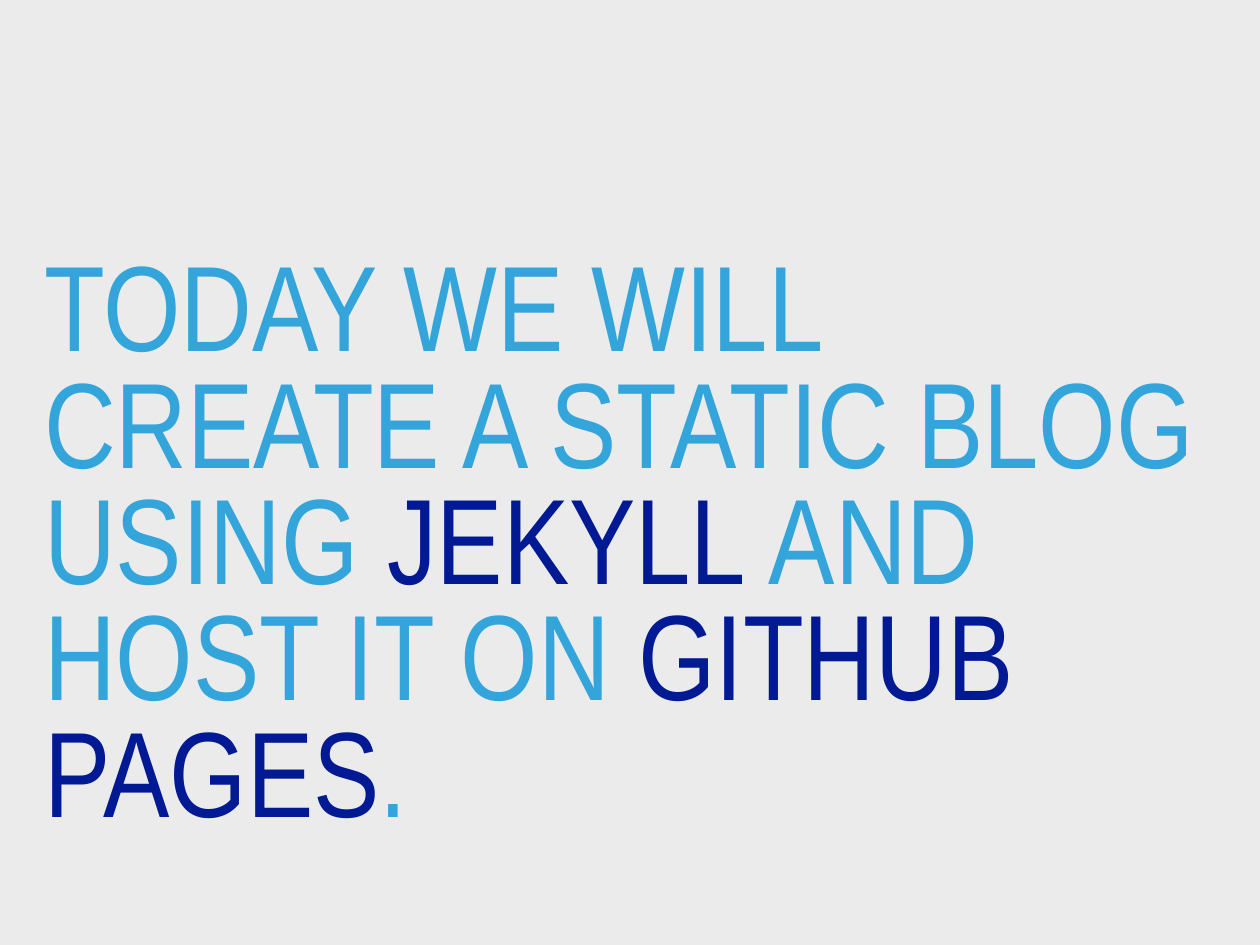
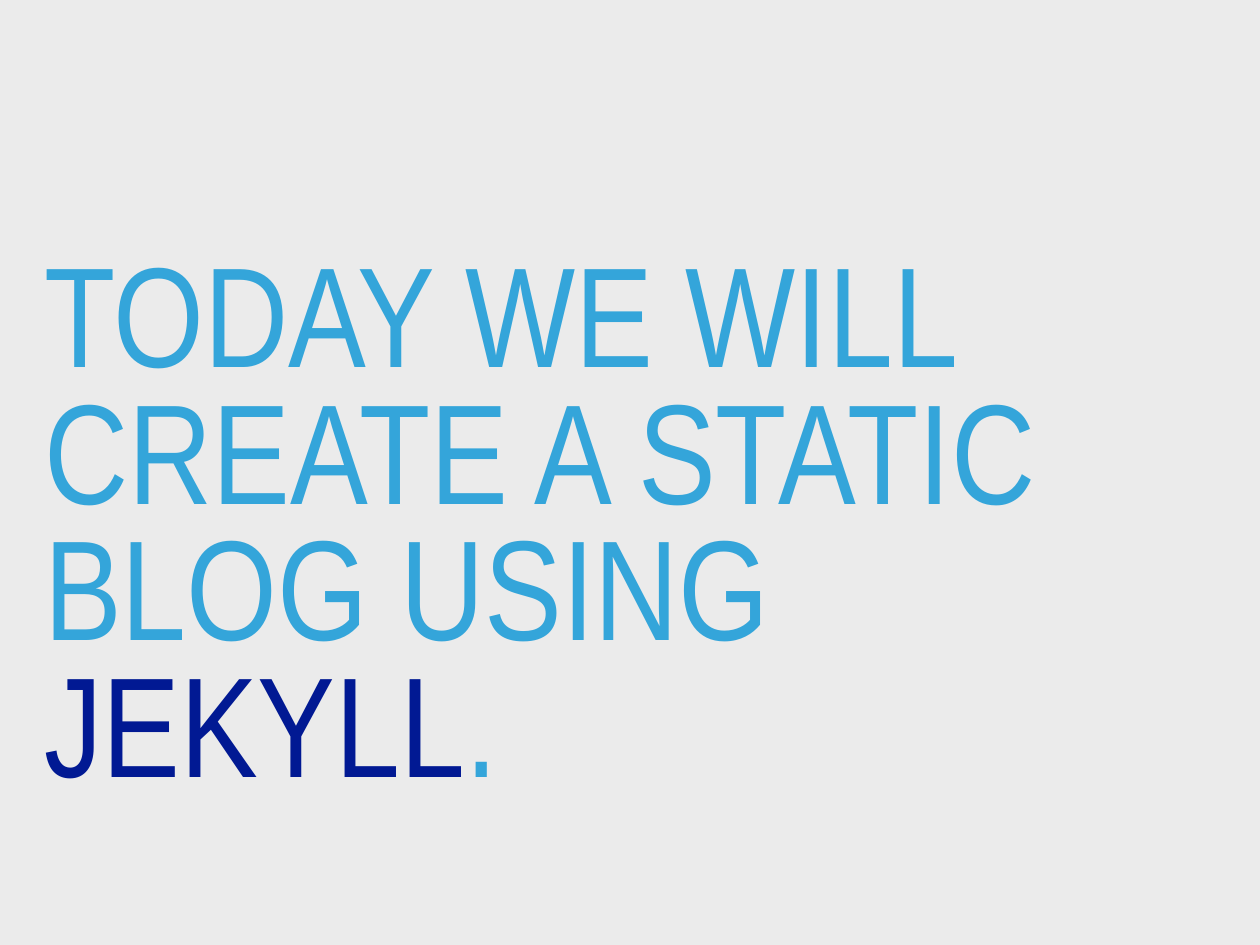
Before and after one commit to M0nica/codeland-workshop, a slide deck: slide 3 of codeland2018.pptx. Drawn at 1260x945 pixels with LibreOffice and Linux fonts; fonts in the diff are those of the drawing. Boxes give left, top, right and bottom in pixels: in the first picture for what was removed or moved away, otherwise in the second. Text is boxed around its words. In the diff, an @@ line names an element or a change of style, - is before the commit and + after.

```diff
--- a/codeland2018.pptx
+++ b/codeland2018.pptx
@@ title at (44, 267, 1035, 779): text changed; size 98.6 to 115.6 pt @@
-TODAY WE WILL CREATE A STATIC BLOG USING JEKYLL AND HOST IT ON GITHUB PAGES.
+TODAY WE WILL CREATE A STATIC BLOG USING JEKYLL.
```
Also in this commit, not shown: 6 other slides changed, 6 slides added, 1 other file.
